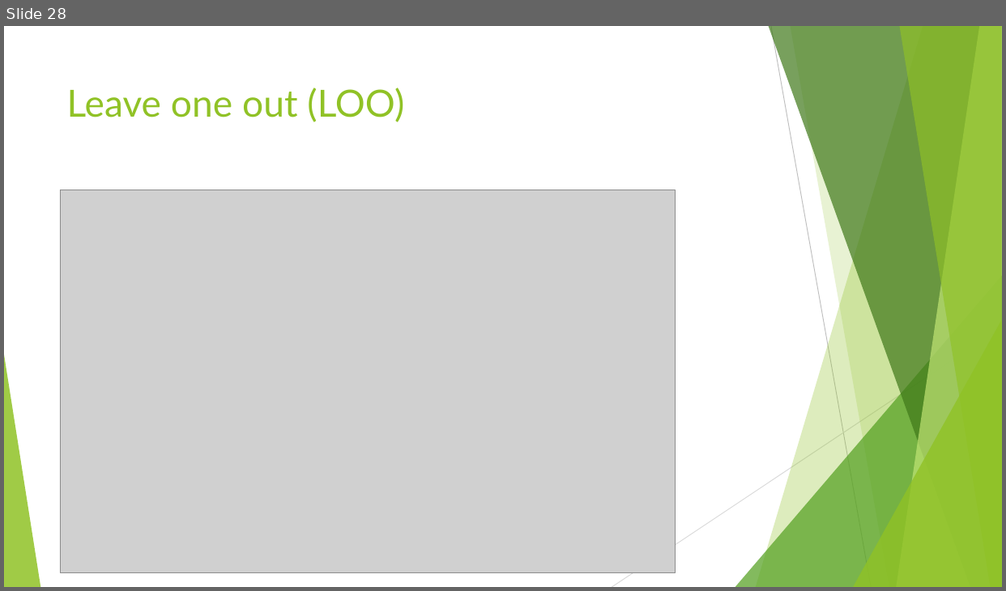
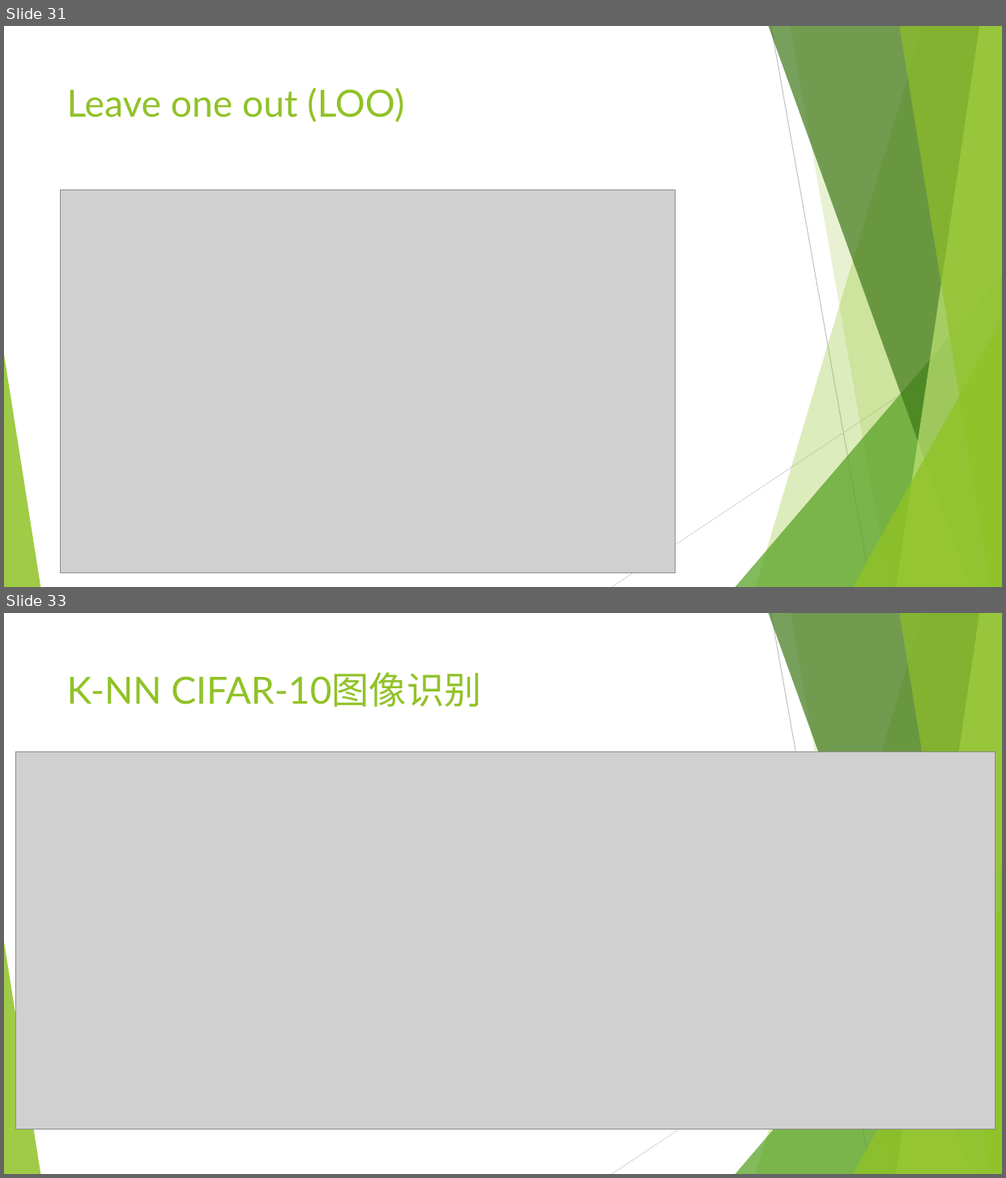
Before and after one commit to wangyi-fudan/BIOL130173, a slide deck: 6_k近邻法.pptx. Shown one above the other, each under a label of ours: slide 28 before the commit, slides 31 and 33 after it; the slides between them are not shown. The pictures are 1006x591 and 1006x1178 pixels, drawn with LibreOffice and Linux fonts; fonts in the diff are those of the drawing; grey boxes stand for pictures. Boxes give left, top, right and bottom in pixels: in the first picture for what was removed or moved away, otherwise in the second. Text is boxed around its words. In the diff, an @@ line names an element or a change of style, - is before the commit and + after.

```diff
--- a/6_k近邻法.pptx
+++ b/6_k近邻法.pptx
@@ slide 33 added at (4,613,1002,1174), background #FFFFFF; not listed: 10 template elements that a slide beside it also shows @@
@@ title added at (67,672,481,707), 36 pt, text #90C226 @@
+K-NN CIFAR-10图像识别
@@ picture added at (15,752,995,1131) @@
@@ what was slide 28 is now slide 31 @@
```
Also in this commit, not shown: 3 slides changed, 8 other slides added, 1 slide removed.
